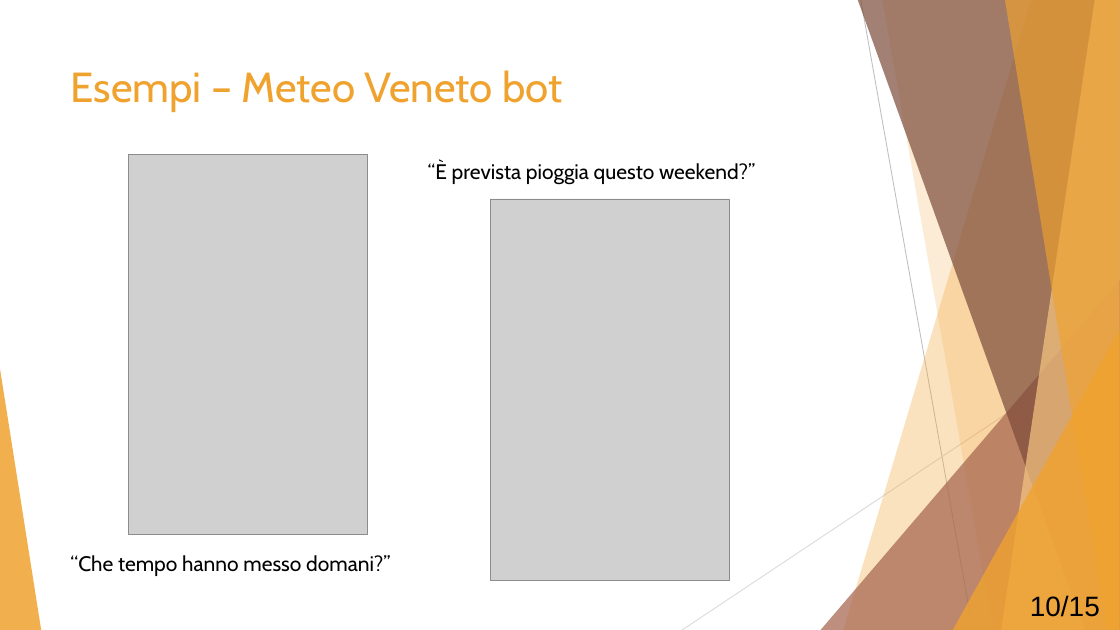
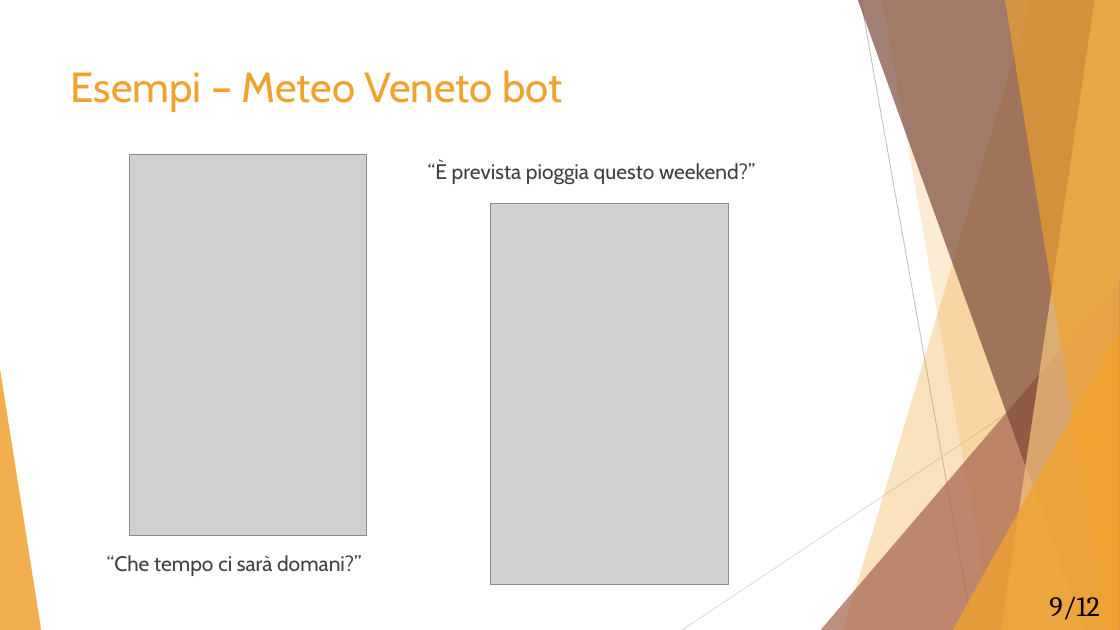
Before and after one commit to Mou95/Tesi, a slide deck: slide 9 of Presentazione_tesi.pptx (slide 10 before the commit). Drawn at 1120x630 pixels with LibreOffice and Linux fonts; fonts in the diff are those of the drawing; grey boxes stand for pictures. Boxes give left, top, right and bottom in pixels: in the first picture for what was removed or moved away, otherwise in the second. Text is boxed around its words. In the diff, an @@ line names an element or a change of style, - is before the commit and + after.

```diff
--- a/Presentazione_tesi.pptx
+++ b/Presentazione_tesi.pptx
@@ text "‘‘È prevista pioggia questo weekend?’’" at box(428, 161, 755, 185): text colour #000000 to #404040 @@
@@ picture: place and size @@
-picture at box(491, 199, 729, 581)
+picture at box(491, 203, 728, 585)
@@ text at box(107, 555, 361, 576): text changed; text colour #000000 to #404040 @@
-‘‘Che tempo hanno messo domani?’’
+‘‘Che tempo ci sarà domani?’’
@@ text at box(1049, 596, 1099, 620): text changed; font Arial to Cambria @@
-10/15
+9/12
```
Also in this commit, not shown: 8 other slides changed, 3 slides added, 3 slides removed, 9 other files.
